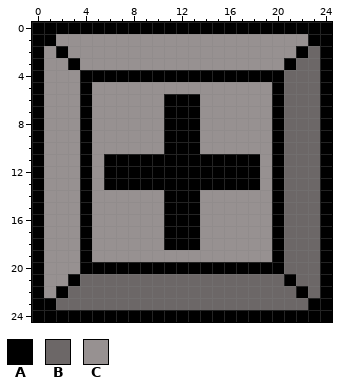
Pixel-art sprite -- graphics/plus-button.png. That is the earlier state.
The file is 25x25 pixels.
Palette (. is transparent): A #000000  B #6c6767  C #979191
After:
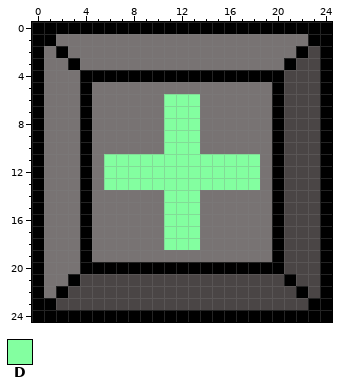
Colours new in this view: D #83ffa0
From old to new:
colour B: #6c6767 -> #4a4545
colour C: #979191 -> #787373
y 6..10: x 11..13 AAA -> DDD
y 11..13: x 6..18 AAAAAAAAAAAAA -> DDDDDDDDDDDDD
y 14..18: x 11..13 AAA -> DDD
Pixel boxes of the changes (left, top, right, bottom) in both pictures:
changed: (44, 34, 320, 310)
